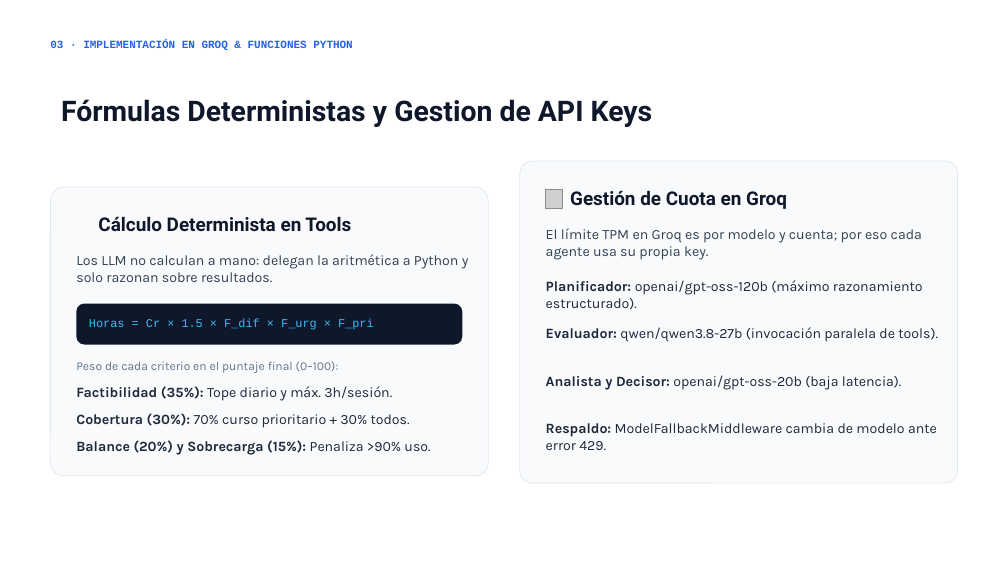
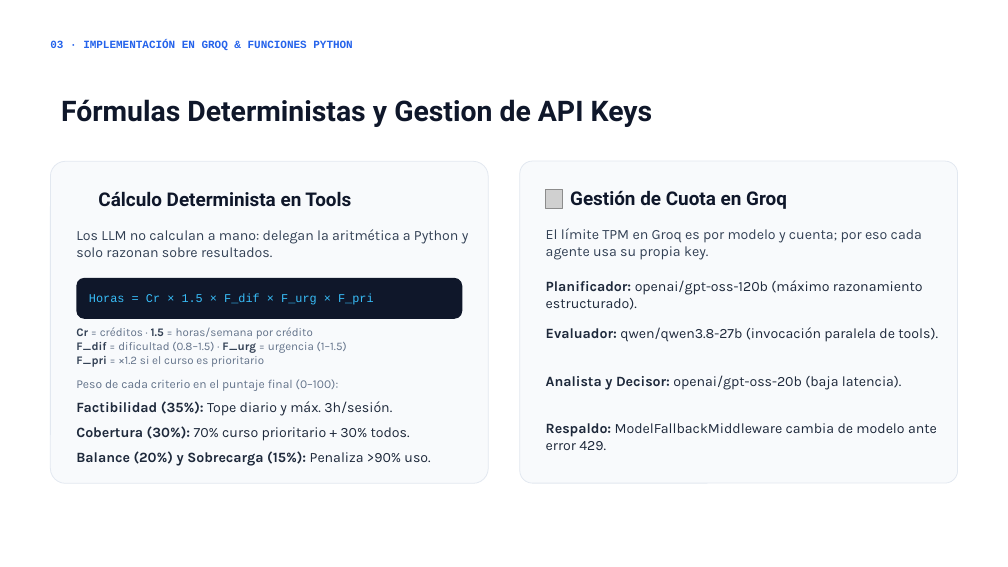
Before and after one commit to ByJuanDiego/Hackaton-7, a slide deck: slide 4 of Planificador_de_Estudio_Multi-Agente.pptx. Drawn at 1008x567 pixels with LibreOffice and Linux fonts; fonts in the diff are those of the drawing; grey boxes stand for pictures; background and template pictures are left out. Boxes give left, top, right and bottom in pixels: in the first picture for what was removed or moved away, otherwise in the second. Text is boxed around its words. In the diff, an @@ line names an element or a change of style, - is before the commit and + after.

```diff
--- a/Planificador_de_Estudio_Multi-Agente.pptx
+++ b/Planificador_de_Estudio_Multi-Agente.pptx
@@ rounded rectangle: place and size @@
-rounded rectangle at [51,187,488,476]
+rounded rectangle at [51,161,488,483]
@@ 3 texts, 1 rounded rectangle: place and size @@
-3 texts, 1 rounded rectangle at [76,216,469,345]
+3 texts, 1 rounded rectangle at [76,191,469,319]
@@ text added at [76,327,347,367], 11 pt, text #64748B @@
+Cr = créditos · 1.5 = horas/semana por crédito
+F_dif = dificultad (0.8–1.5) · F_urg = urgencia (1–1.5)
+F_pri = ×1.2 si el curso es prioritario
@@ text "Peso de cada criterio en ...": place and size @@
-text "Peso de cada criterio en ..." at [76,361,339,373]
+text "Peso de cada criterio en ..." at [76,379,339,391]
@@ text "Factibilidad (35%): Tope diario y ...": place and size @@
-text "Factibilidad (35%): Tope diario y ..." at [76,386,392,401]
+text "Factibilidad (35%): Tope diario y ..." at [76,401,392,416]
@@ text "Balance (20%) y Sobrecarga (15%): ...": place and size @@
-text "Balance (20%) y Sobrecarga (15%): ..." at [76,440,430,455]
+text "Balance (20%) y Sobrecarga (15%): ..." at [76,451,430,466]
@@ text "Cobertura (30%): 70% curso prioritario ...": place and size @@
-text "Cobertura (30%): 70% curso prioritario ..." at [76,413,410,428]
+text "Cobertura (30%): 70% curso prioritario ..." at [76,426,410,441]
```
Also in this commit, not shown: 5 other slides changed, 3 other files.
